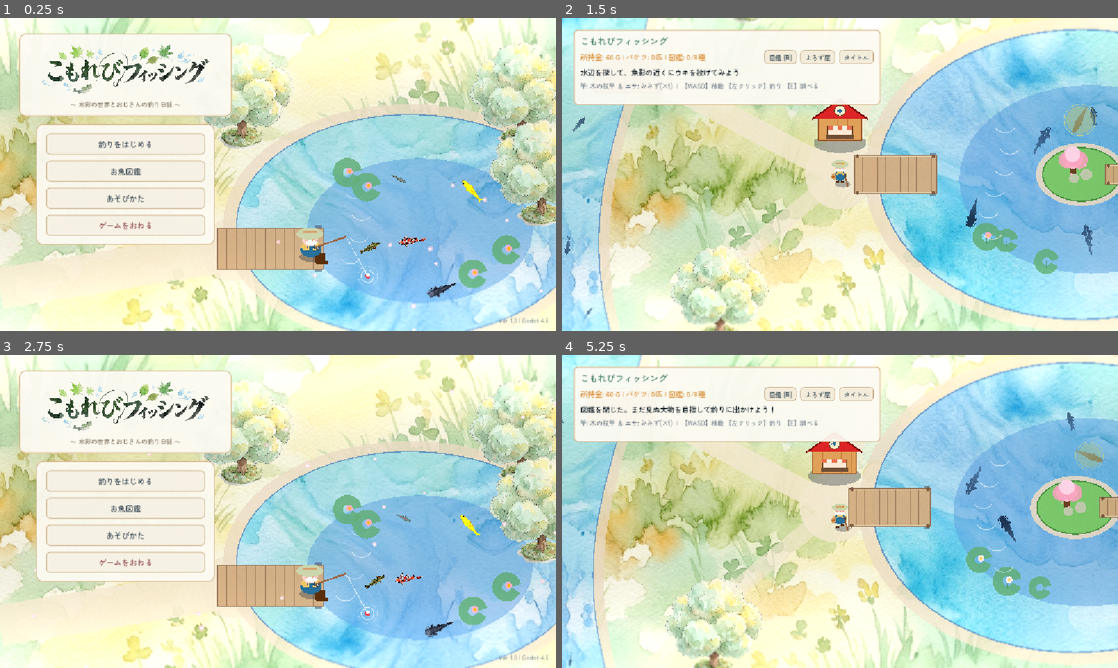
Above: before the commit, frames 1-4 (two rows, left to right).
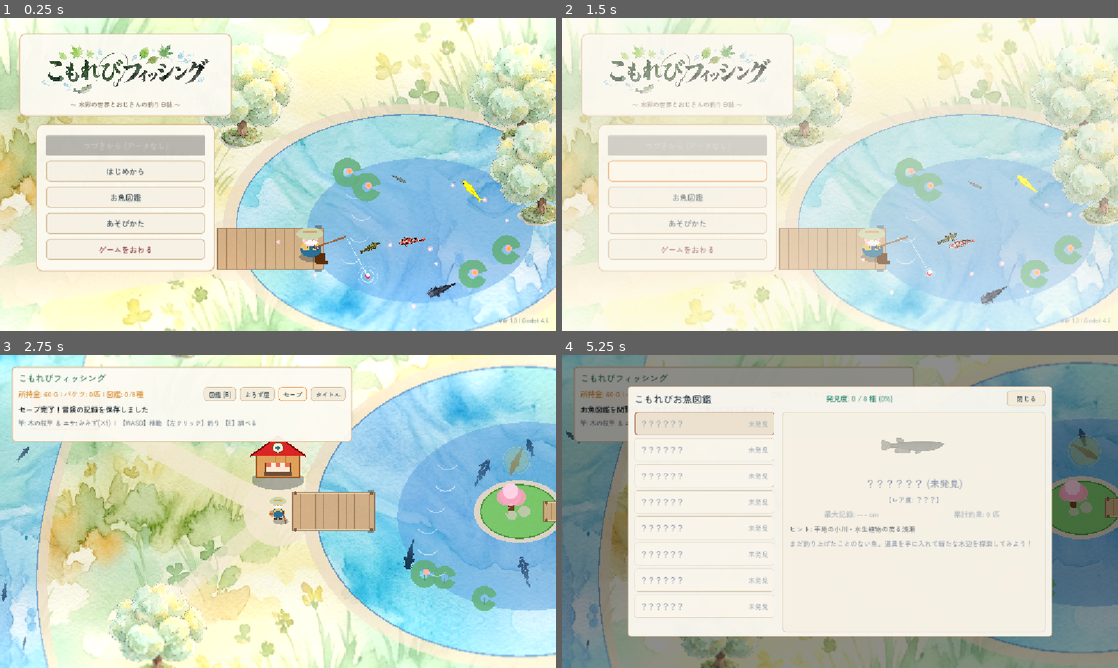
Above: after the commit, the same moments.

Repository: nory74-ui/cozy-fishing-game
Game: Godot game, scene res://scenes/title.tscn
The game is run twice, just before and just after one commit, with the same random seed, the same clock (stepped at 60 frames per second) and the same inputs.
Inputs (mouse positions are in pixels of both pictures, inside the frame that each line leads up to):
- Up to frame 1 (0.25 s): no input
- Up to frame 2 (1.5 s): click (689, 143) at 0.5 s, where only the run before the commit has a clickable "釣りをはじめる"; click (689, 171) at 1.25 s, where only the run after the commit has a clickable "はじめから"
- Up to frame 3 (2.75 s): click (294, 392) at 2 s, where only the run after the commit has a clickable "セーブ"
- Up to frame 4 (5.25 s): click (689, 480) at 2.75 s, where only the run before the commit has a clickable "釣りをはじめる"; tap Enter (ui_accept) at 3.5, 3.77 s; move the mouse to (962, 495) at 3.52 s; hold Right (ui_right) 3.53-4.25 s; tap B at 3.6 s; click (962, 495) at 3.67 s; click (689, 483) at 4.25 s, where only the run after the commit has a clickable "つづきから"; move the mouse to (728, 527) at 5.02 s; hold Down (ui_down) from 5.03 s (still down); tap J at 5.1 s

The runs differ from the first frame. In frame 1, 5.3% of the frame differs, in the area x 6-39%, y 36-82%; in frame 2, 75%; in frame 3, 73%; in frame 4, 87%, in the area x 0-100%, y 0-100%.

Commit message:
feat: セーブ＆ロード機能（オートセーブ、HUD手動セーブ、タイトル画面のつづきから/はじめから分岐）を追加

Diff:
--- a/scenes/main.tscn
+++ b/scenes/main.tscn
@@ -207,7 +207,7 @@
 layout_mode = 0
 offset_left = 24.0
 offset_top = 24.0
-offset_right = 660.0
+offset_right = 730.0
 offset_bottom = 180.0
 theme_override_styles/panel = SubResource("StyleBoxFlat_hud")
 
@@ -239,6 +239,10 @@
 [node name="ShopButton" type="Button" parent="CanvasLayer/Step1HUD/Card/VBox/HBoxStats"]
 layout_mode = 2
 text = "よろず屋"
+
+[node name="SaveButton" type="Button" parent="CanvasLayer/Step1HUD/Card/VBox/HBoxStats"]
+layout_mode = 2
+text = "セーブ"
 
 [node name="TitleButton" type="Button" parent="CanvasLayer/Step1HUD/Card/VBox/HBoxStats"]
 layout_mode = 2
--- a/scenes/title.tscn
+++ b/scenes/title.tscn
@@ -103,26 +103,36 @@
 offset_left = 75.0
 offset_top = 220.0
 offset_right = 445.0
-offset_bottom = 470.0
+offset_bottom = 525.0
 theme_override_styles/panel = SubResource("StyleBoxFlat_card")
 
 [node name="VBox" type="VBoxContainer" parent="CanvasLayer/MenuCard"]
 layout_mode = 2
-theme_override_constants/separation = 12
+theme_override_constants/separation = 10
 alignment = 1
 
 [node name="BtnStart" type="Button" parent="CanvasLayer/MenuCard/VBox"]
-custom_minimum_size = Vector2(0, 44)
+custom_minimum_size = Vector2(0, 42)
 layout_mode = 2
 theme_override_colors/font_color = Color(0.18, 0.25, 0.3, 1)
 theme_override_font_sizes/font_size = 16
 theme_override_styles/normal = SubResource("StyleBoxFlat_btn_n")
 theme_override_styles/hover = SubResource("StyleBoxFlat_btn_h")
 theme_override_styles/pressed = SubResource("StyleBoxFlat_btn_p")
-text = "釣りをはじめる"
+text = "つづきから"
+
+[node name="BtnNewGame" type="Button" parent="CanvasLayer/MenuCard/VBox"]
+custom_minimum_size = Vector2(0, 42)
+layout_mode = 2
+theme_override_colors/font_color = Color(0.18, 0.25, 0.3, 1)
+theme_override_font_sizes/font_size = 16
+theme_override_styles/normal = SubResource("StyleBoxFlat_btn_n")
+theme_override_styles/hover = SubResource("StyleBoxFlat_btn_h")
+theme_override_styles/pressed = SubResource("StyleBoxFlat_btn_p")
+text = "はじめから"
 
 [node name="BtnBook" type="Button" parent="CanvasLayer/MenuCard/VBox"]
-custom_minimum_size = Vector2(0, 44)
+custom_minimum_size = Vector2(0, 42)
 layout_mode = 2
 theme_override_colors/font_color = Color(0.18, 0.25, 0.3, 1)
 theme_override_font_sizes/font_size = 16
@@ -132,7 +142,7 @@
 text = "お魚図鑑"
 
 [node name="BtnHelp" type="Button" parent="CanvasLayer/MenuCard/VBox"]
-custom_minimum_size = Vector2(0, 44)
+custom_minimum_size = Vector2(0, 42)
 layout_mode = 2
 theme_override_colors/font_color = Color(0.18, 0.25, 0.3, 1)
 theme_override_font_sizes/font_size = 16
@@ -142,7 +152,7 @@
 text = "あそびかた"
 
 [node name="BtnQuit" type="Button" parent="CanvasLayer/MenuCard/VBox"]
-custom_minimum_size = Vector2(0, 44)
+custom_minimum_size = Vector2(0, 42)
 layout_mode = 2
 theme_override_colors/font_color = Color(0.55, 0.25, 0.25, 1)
 theme_override_font_sizes/font_size = 16
--- a/scripts/Main.gd
+++ b/scripts/Main.gd
@@ -79,12 +79,24 @@
 	for arg in OS.get_cmdline_user_args():
 		if arg == "--capture-shadows":
 			_run_capture_shadows_test()
+		elif arg == "--capture-save":
+			_run_capture_save_test()
 
 func _run_capture_shadows_test() -> void:
 	await get_tree().create_timer(0.5).timeout
 	var dir_path = "/Users/nryktnk/.gemini/antigravity/brain/f5531dde-ea5d-4b53-bd51-7f2c584e7f31/"
 	get_viewport().get_texture().get_image().save_png(dir_path + "view_fish_shadows.png")
 	print("SHADOWS_CAPTURE_SAVED_OK")
+	get_tree().quit()
+
+func _run_capture_save_test() -> void:
+	await get_tree().create_timer(0.4).timeout
+	# セーブボタンを押す
+	hud._on_save_button_pressed()
+	await get_tree().create_timer(0.3).timeout
+	var dir_path = "/Users/nryktnk/.gemini/antigravity/brain/f5531dde-ea5d-4b53-bd51-7f2c584e7f31/"
+	get_viewport().get_texture().get_image().save_png(dir_path + "view_save_hud.png")
+	print("SAVE_HUD_CAPTURE_SAVED_OK")
 	get_tree().quit()
 
 func _process(delta: float) -> void:
--- a/scripts/autoload/GameData.gd
+++ b/scripts/autoload/GameData.gd
@@ -33,6 +33,12 @@
 # マップギミック解放状況
 var is_log_cleared: bool = false # 倒木が破壊されたか
 var is_on_island: bool = false   # 孤島にいるか
+
+# セーブファイルパス (Web/Local両対応のuser://)
+const SAVE_PATH = "user://save_data.json"
+
+signal game_saved()
+signal game_loaded()
 
 # --- マスターデータ ---
 
@@ -210,7 +216,7 @@
 }
 
 func _ready() -> void:
-	pass
+	load_game()
 
 # 外部画像ロードヘルパー
 static func load_texture(res_path: String) -> Texture2D:
@@ -278,11 +284,13 @@
 func add_coins(amount: int) -> void:
 	coins += amount
 	coins_changed.emit(coins)
+	save_game()
 
 func spend_coins(cost: int) -> bool:
 	if coins >= cost:
 		coins -= cost
 		coins_changed.emit(coins)
+		save_game()
 		return true
 	return false
 
@@ -290,6 +298,7 @@
 func add_caught_fish(fish_dict: Dictionary) -> void:
 	inventory.append(fish_dict)
 	inventory_changed.emit()
+	save_game()
 
 func sell_fish_at(index: int) -> int:
 	if index < 0 or index >= inventory.size():
@@ -300,6 +309,7 @@
 	add_coins(price)
 	inventory_changed.emit()
 	SoundManager.play_sfx("coin", 0.08)
+	save_game()
 	return price
 
 func sell_all_fish() -> int:
@@ -311,6 +321,7 @@
 	inventory_changed.emit()
 	if total > 0:
 		SoundManager.play_sfx("coin", 0.05, 2.0)
+	save_game()
 	return total
 
 # 道具・竿・エサ購入
@@ -325,6 +336,7 @@
 		SoundManager.play_sfx("coin", 0.05)
 		tool_unlocked.emit(tool_id)
 		equipment_changed.emit()
+		save_game()
 		return true
 	return false
 
@@ -340,6 +352,7 @@
 		current_rod = rod_id
 		SoundManager.play_sfx("coin", 0.05, -2.0)
 		equipment_changed.emit()
+		save_game()
 		return true
 	var data = RODS.get(rod_id)
 	if data and spend_coins(data.price):
@@ -347,6 +360,7 @@
 		current_rod = rod_id
 		SoundManager.play_sfx("coin", 0.05)
 		equipment_changed.emit()
+		save_game()
 		return true
 	return false
 
@@ -355,6 +369,7 @@
 		current_rod = rod_id
 		SoundManager.play_sfx("coin", 0.08, -3.0)
 		equipment_changed.emit()
+		save_game()
 
 func buy_bait(bait_id: String) -> bool:
 	var data = BAITS.get(bait_id)
@@ -363,6 +378,7 @@
 		current_bait = bait_id
 		SoundManager.play_sfx("coin", 0.06)
 		equipment_changed.emit()
+		save_game()
 		return true
 	return false
 
@@ -371,6 +387,7 @@
 		current_bait = bait_id
 		SoundManager.play_sfx("coin", 0.08, -3.0)
 		equipment_changed.emit()
+		save_game()
 
 func get_current_bait_boost() -> float:
 	if bait_counts.get(current_bait, 0) > 0:
@@ -388,6 +405,7 @@
 					current_bait = k
 					break
 		equipment_changed.emit()
+		save_game()
 	return boost
 
 # --- ★図鑑・釣果記録システム ---
@@ -409,6 +427,7 @@
 			is_new_record = true
 
 	book_updated.emit(species, is_first, is_new_record)
+	save_game()
 	return {
 		"is_first": is_first,
 		"is_new_record": is_new_record
@@ -419,3 +438,138 @@
 
 func get_total_species_count() -> int:
 	return FISH_DATABASE.size()
+
+# --- ★セーブ＆ロード機能 (Web/Local両対応) ---
+
+func save_game() -> bool:
+	var save_dict = {
+		"version": 1,
+		"coins": coins,
+		"current_rod": current_rod,
+		"current_bait": current_bait,
+		"inventory": inventory,
+		"unlocked_rods": unlocked_rods,
+		"bait_counts": bait_counts,
+		"fish_records": fish_records,
+		"has_boots": has_boots,
+		"has_axe": has_axe,
+		"has_boat": has_boat,
+		"is_log_cleared": is_log_cleared,
+		"is_on_island": is_on_island
+	}
+
+	var json_str = JSON.stringify(save_dict)
+	var file = FileAccess.open(SAVE_PATH, FileAccess.WRITE)
+	if not file:
+		push_warning("Failed to open save file for writing: " + SAVE_PATH)
+		return false
+
+	file.store_string(json_str)
+	file.close()
+	game_saved.emit()
+	return true
+
+func load_game() -> bool:
+	if not has_save_file():
+		return false
+
+	var file = FileAccess.open(SAVE_PATH, FileAccess.READ)
+	if not file:
+		return false
+
+	var json_str = file.get_as_text()
+	file.close()
+
+	var json = JSON.new()
+	var parse_err = json.parse(json_str)
+	if parse_err != OK:
+		push_warning("Failed to parse save file JSON: " + json.get_error_message())
+		return false
+
+	var data = json.get_data()
+	if typeof(data) != TYPE_DICTIONARY:
+		return false
+
+	# データを復元
+	coins = data.get("coins", 60)
+	current_rod = data.get("current_rod", "branch_rod")
+	current_bait = data.get("current_bait", "worm")
+
+	# インベントリ
+	inventory.clear()
+	var raw_inv = data.get("inventory", [])
+	if typeof(raw_inv) == TYPE_ARRAY:
+		for item in raw_inv:
+			if typeof(item) == TYPE_DICTIONARY:
+				inventory.append(item)
+
+	# 解放済みの竿
+	var raw_rods = data.get("unlocked_rods", ["branch_rod"])
+	if typeof(raw_rods) == TYPE_ARRAY:
+		unlocked_rods.clear()
+		for rod in raw_rods:
+			unlocked_rods.append(str(rod))
+	if unlocked_rods.is_empty():
+		unlocked_rods.append("branch_rod")
+
+	# エサ所持数
+	var raw_baits = data.get("bait_counts", {})
+	if typeof(raw_baits) == TYPE_DICTIONARY:
+		for k in ["worm", "dumpling", "lure"]:
+			bait_counts[k] = int(raw_baits.get(k, 0))
+
+	# 図鑑記録
+	fish_records.clear()
+	var raw_records = data.get("fish_records", {})
+	if typeof(raw_records) == TYPE_DICTIONARY:
+		for sp_key in raw_records.keys():
+			var rec_data = raw_records[sp_key]
+			if typeof(rec_data) == TYPE_DICTIONARY:
+				fish_records[sp_key] = {
+					"caught_count": int(rec_data.get("caught_count", 1)),
+					"max_size": float(rec_data.get("max_size", 0.0))
+				}
+
+	# 探索道具
+	has_boots = bool(data.get("has_boots", false))
+	has_axe = bool(data.get("has_axe", false))
+	has_boat = bool(data.get("has_boat", false))
+
+	# ギミック
+	is_log_cleared = bool(data.get("is_log_cleared", false))
+	is_on_island = bool(data.get("is_on_island", false))
+
+	# 全シグナルを発行してUIと同期
+	coins_changed.emit(coins)
+	inventory_changed.emit()
+	equipment_changed.emit()
+	game_loaded.emit()
+	return true
+
+func has_save_file() -> bool:
+	return FileAccess.file_exists(SAVE_PATH)
+
+func reset_save_data() -> void:
+	if FileAccess.file_exists(SAVE_PATH):
+		DirAccess.remove_absolute(SAVE_PATH)
+	coins = 60
+	current_rod = "branch_rod"
+	current_bait = "worm"
+	inventory.clear()
+	unlocked_rods = ["branch_rod"]
+	bait_counts = {
+		"worm": 5,
+		"dumpling": 0,
+		"lure": 0
+	}
+	fish_records.clear()
+	has_boots = false
+	has_axe = false
+	has_boat = false
+	is_log_cleared = false
+	is_on_island = false
+
+	coins_changed.emit(coins)
+	inventory_changed.emit()
+	equipment_changed.emit()
+	save_game()
--- a/scripts/ui/Step1HUD.gd
+++ b/scripts/ui/Step1HUD.gd
@@ -10,6 +10,7 @@
 @onready var stats_label: Label = $Card/VBox/HBoxStats/StatsLabel
 @onready var btn_book: Button = $Card/VBox/HBoxStats/BookButton
 @onready var btn_shop: Button = $Card/VBox/HBoxStats/ShopButton
+@onready var btn_save: Button = $Card/VBox/HBoxStats/SaveButton
 @onready var btn_title: Button = $Card/VBox/HBoxStats/TitleButton
 
 func _ready() -> void:
@@ -24,9 +25,13 @@
 	if btn_book:
 		_apply_pastel_btn_style(btn_book)
 		btn_book.pressed.connect(func(): open_book_requested.emit())
+	if btn_save:
+		_apply_pastel_btn_style(btn_save)
+		btn_save.pressed.connect(_on_save_button_pressed)
 	if btn_title:
 		_apply_pastel_btn_style(btn_title)
 		btn_title.pressed.connect(func():
+			GameData.save_game()
 			SoundManager.play_sfx("coin")
 			SoundManager.stop_bgm(0.5)
 			get_tree().change_scene_to_file("res://scenes/title.tscn")
@@ -34,6 +39,14 @@
 
 	update_stats()
 	set_status("水辺を探して、魚影の近くにウキを投げてみよう")
+
+func _on_save_button_pressed() -> void:
+	var success = GameData.save_game()
+	if success:
+		SoundManager.play_sfx("coin", 0.05, 1.5)
+		set_status("セーブ完了！冒険の記録を保存しました", false)
+	else:
+		set_status("セーブに失敗しました", true)
 
 func _apply_pastel_btn_style(btn: Button) -> void:
 	var st_n = StyleBoxFlat.new()
--- a/scripts/ui/TitleScreen.gd
+++ b/scripts/ui/TitleScreen.gd
@@ -15,6 +15,7 @@
 var title_fishes: Array[Dictionary] = []
 
 @onready var btn_start: Button = $CanvasLayer/MenuCard/VBox/BtnStart
+@onready var btn_new_game: Button = $CanvasLayer/MenuCard/VBox/BtnNewGame
 @onready var btn_book: Button = $CanvasLayer/MenuCard/VBox/BtnBook
 @onready var btn_help: Button = $CanvasLayer/MenuCard/VBox/BtnHelp
 @onready var btn_quit: Button = $CanvasLayer/MenuCard/VBox/BtnQuit
@@ -40,9 +41,13 @@
 		title_logo_rect.texture = GameData.load_texture("res://assets/title_logo.png")
 
 	btn_start.pressed.connect(_on_start_pressed)
+	if btn_new_game:
+		btn_new_game.pressed.connect(_on_new_game_pressed)
 	btn_book.pressed.connect(_on_book_pressed)
 	btn_help.pressed.connect(_on_help_pressed)
 	btn_quit.pressed.connect(_on_quit_pressed)
+
+	_update_start_buttons()
 
 	if help_close_btn:
 		GameData.apply_pastel_button_style(help_close_btn)
@@ -174,8 +179,28 @@
 			elif fish_book_modal.visible:
 				fish_book_modal.close_book()
 
+func _update_start_buttons() -> void:
+	var has_save = GameData.has_save_file()
+	if btn_start:
+		btn_start.disabled = not has_save
+		if has_save:
+			btn_start.text = "つづきから"
+		else:
+			btn_start.text = "つづきから (データなし)"
+	if btn_new_game:
+		btn_new_game.text = "はじめから"
+
 func _on_start_pressed() -> void:
 	if is_transitioning: return
+	GameData.load_game()
+	SoundManager.play_sfx("coin", 0.05, 2.0)
+	SoundManager.stop_bgm(0.8)
+	is_transitioning = true
+	fade_alpha = 0.0
+
+func _on_new_game_pressed() -> void:
+	if is_transitioning: return
+	GameData.reset_save_data()
 	SoundManager.play_sfx("coin", 0.05, 2.0)
 	SoundManager.stop_bgm(0.8)
 	is_transitioning = true
--- a/scripts/world/BoatDock.gd
+++ b/scripts/world/BoatDock.gd
@@ -105,6 +105,7 @@
 func _finish_ride() -> void:
 	is_riding = false
 	GameData.is_on_island = heading_to_island
+	GameData.save_game()
 	SoundManager.play_sfx("cast", 0.12, -3.0)
 
 	if player_node:
--- a/scripts/world/FallenLog.gd
+++ b/scripts/world/FallenLog.gd
@@ -70,6 +70,8 @@
 	is_destroying = true
 	destroy_timer = 0.0
 	SoundManager.play_sfx("hit", 0.05, 2.0)
+	GameData.is_log_cleared = true
+	GameData.save_game()
 	if prompt_label:
 		prompt_label.visible = false
 
Not shown, changed: .gitignore
Not shown, changed: docs/index.html
Not shown, changed: docs/index.pck
